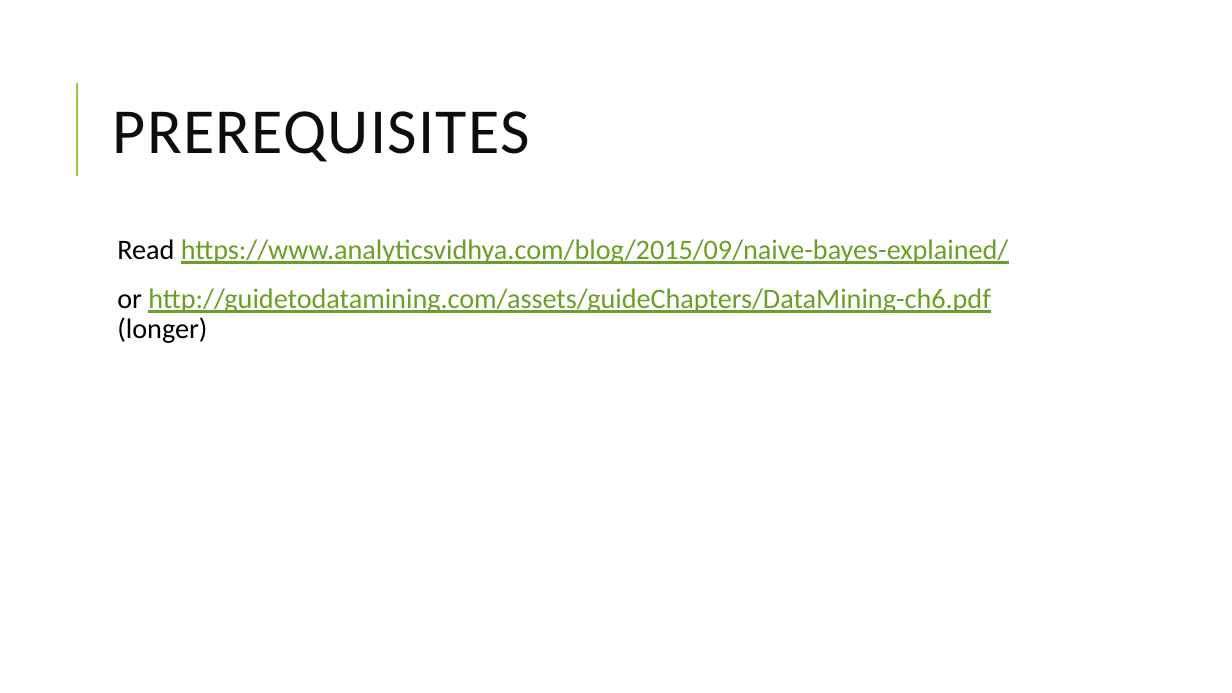
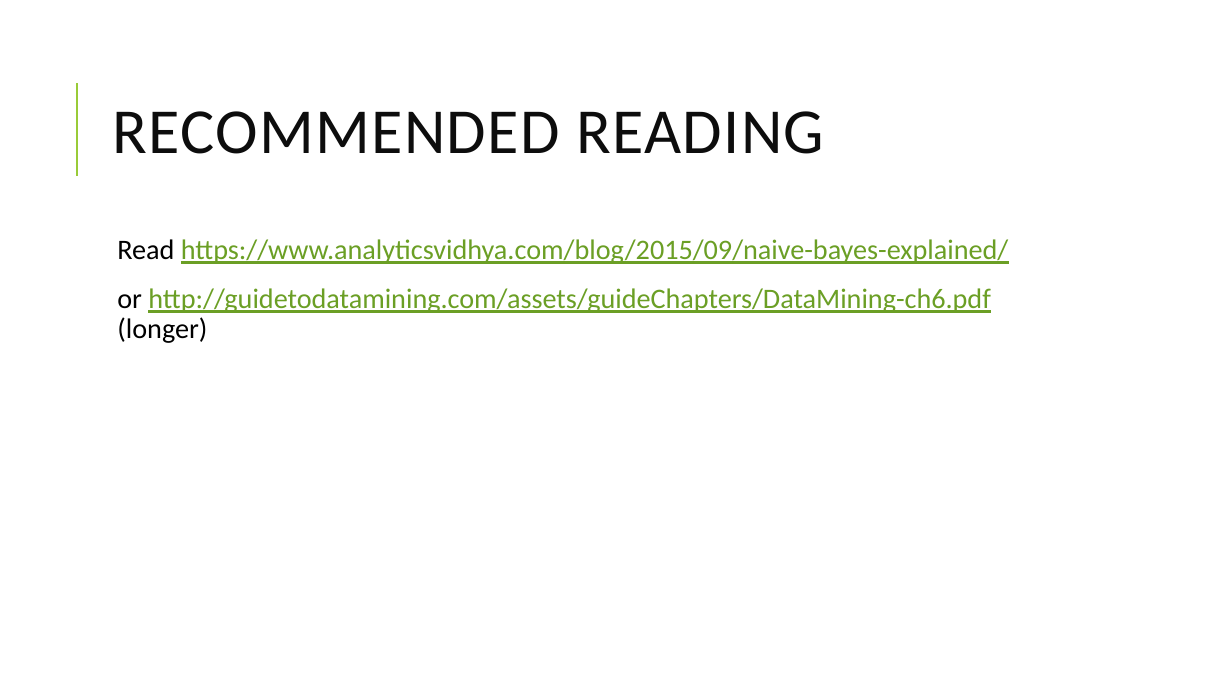
Before and after one commit to michael-far/applied-data-science, a slide deck: slide 2 of Applied Data Science - Naive Bayes.pptx. Drawn at 1232x693 pixels with LibreOffice and Linux fonts; fonts in the diff are those of the drawing. Boxes give left, top, right and bottom in pixels: in the first picture for what was removed or moved away, otherwise in the second. Text is boxed around its words. In the diff, an @@ line names an element or a change of style, - is before the commit and + after.

Commit message:
ppts updated

```diff
--- a/Applied Data Science - Naive Bayes.pptx
+++ b/Applied Data Science - Naive Bayes.pptx
@@ title at [113,111,825,154]: text changed @@
-PREREQUISITES
+RECOMMENDED READING
```
Also in this commit, not shown: 1 other slide changed, 5 slides added.
